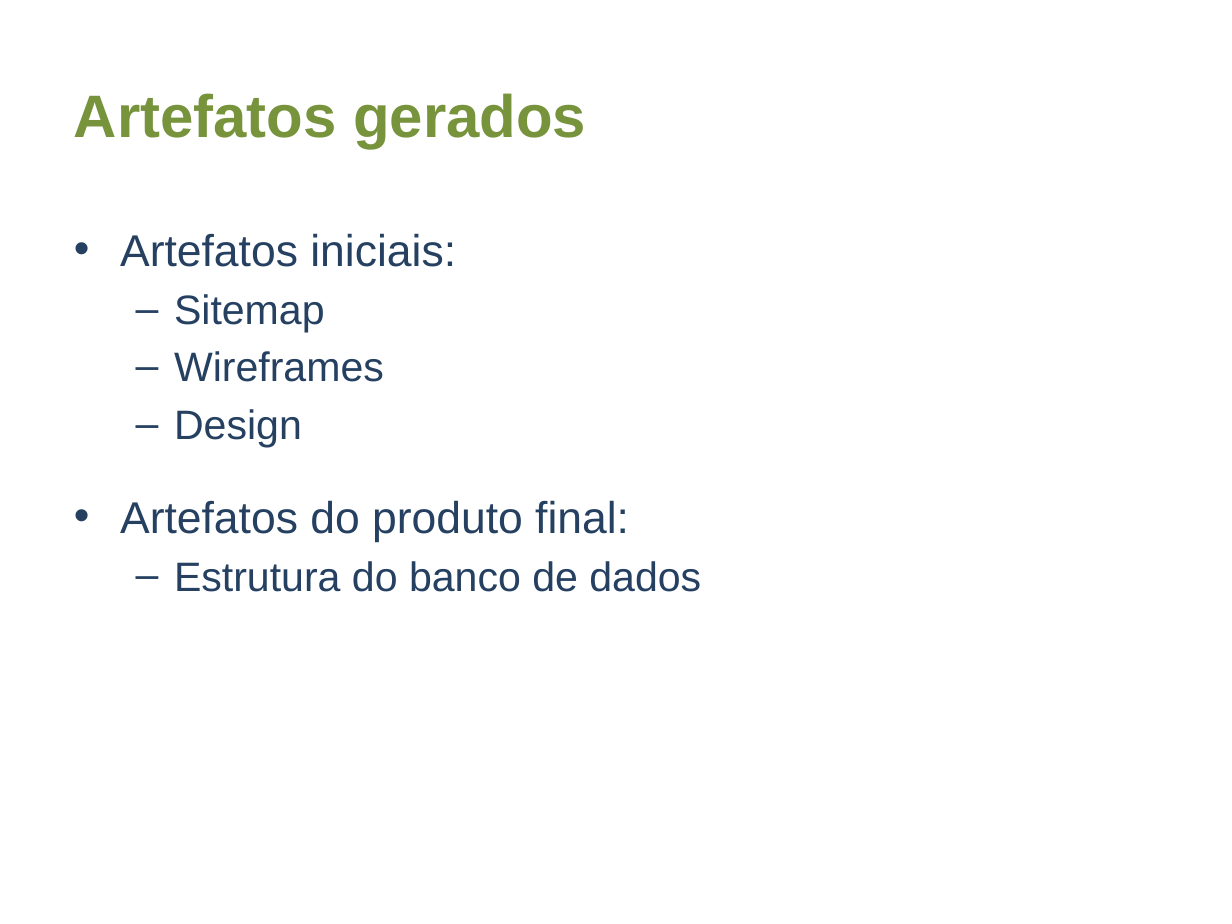
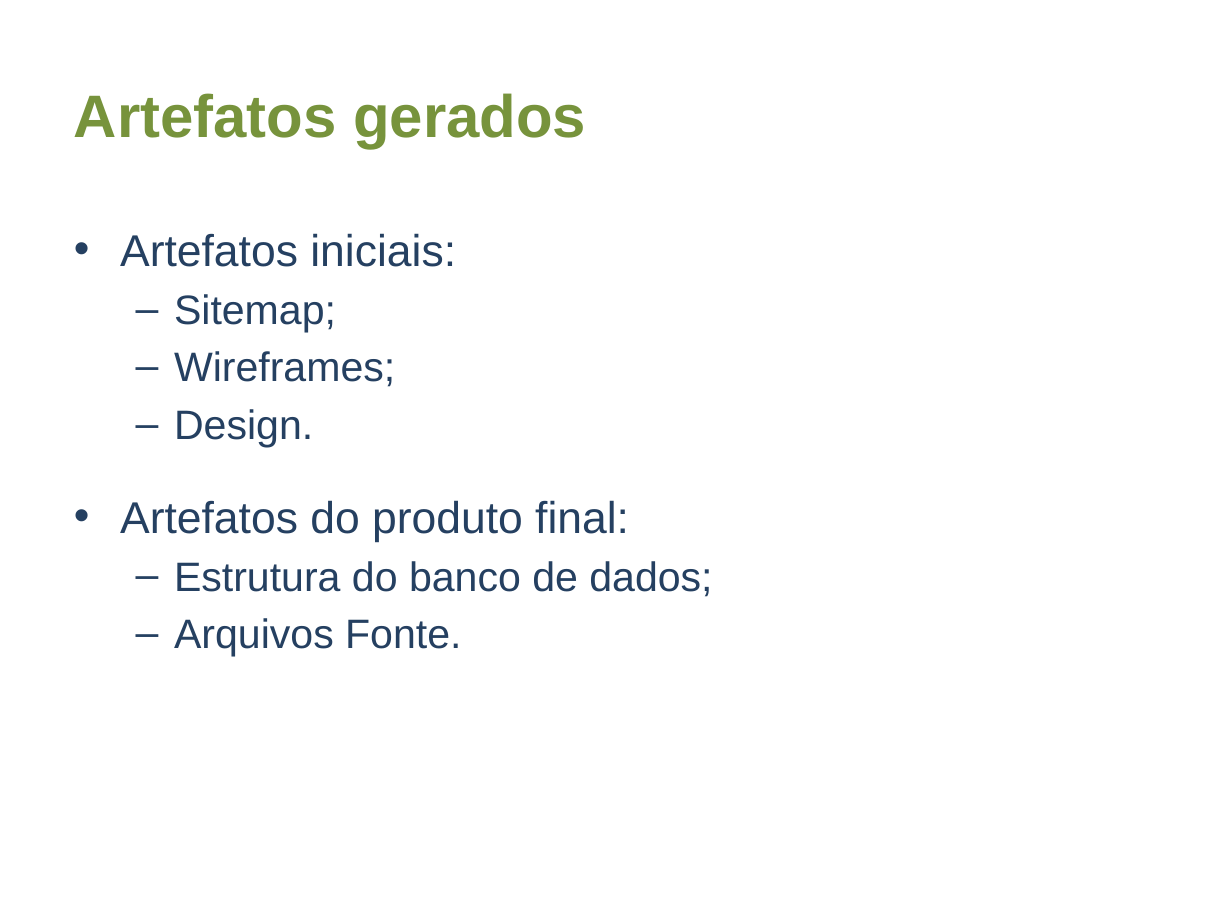
Before and after one commit to aweiand/jarbas, a slide deck: slide 7 of assets/docs/Apresentacao Jarbas.odp. Drawn at 1232x924 pixels with LibreOffice and Linux fonts; fonts in the diff are those of the drawing. Boxes give left, top, right and bottom in pixels: in the first picture for what was removed or moved away, otherwise in the second. Text is boxed around its words. In the diff, an @@ line names an element or a change of style, - is before the commit and + after.

```diff
--- a/assets/docs/Apresentacao Jarbas.odp
+++ b/assets/docs/Apresentacao Jarbas.odp
@@ text at box(174, 294, 395, 447): text changed @@
-  – Sitemap
-  – Wireframes
-  – Design
+  – Sitemap;
+  – Wireframes;
+  – Design.
@@ text at box(174, 561, 712, 657): text changed @@
-  – Estrutura do banco de dados
+  – Estrutura do banco de dados;
+  – Arquivos Fonte.
```
Also in this commit, not shown: 6 other slides changed, 10 slides added, 3 slides removed, 7 other files.
